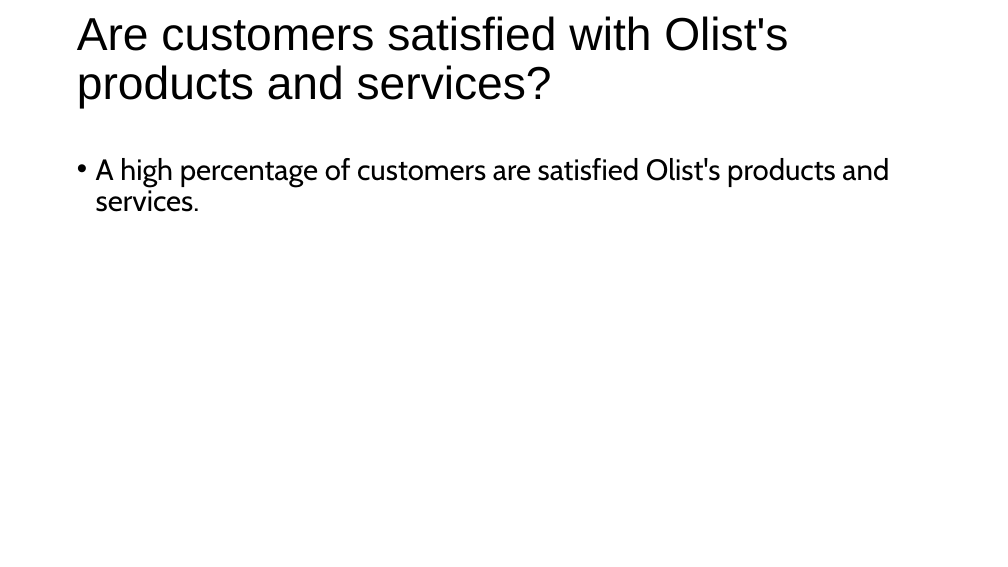
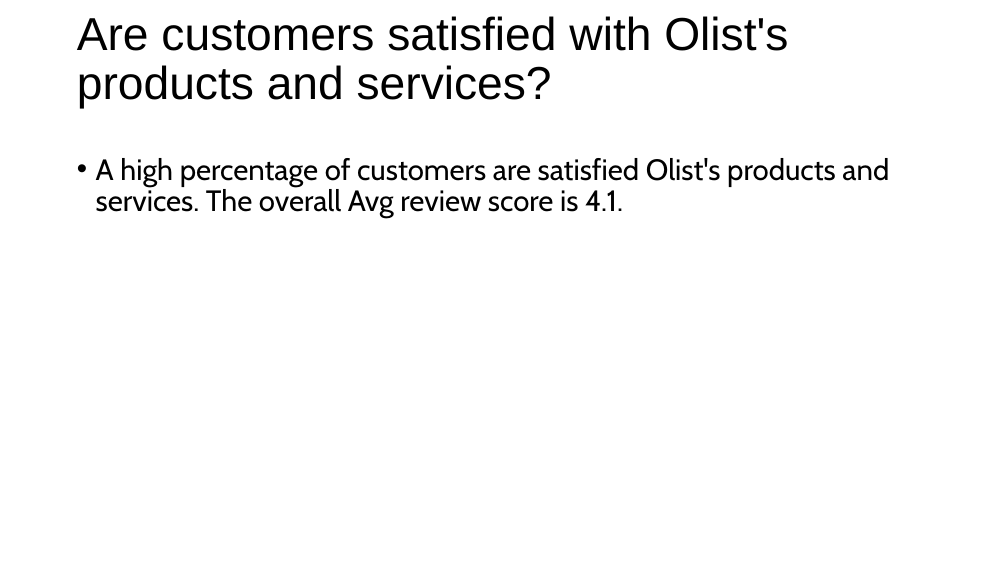
Before and after one commit to Sired1m/data_sprint_olist_G1, a slide deck: slide 4 of Olist Project updated.pptx (slide 3 before the commit). Drawn at 1008x567 pixels with LibreOffice and Linux fonts; fonts in the diff are those of the drawing. Boxes give left, top, right and bottom in pixels: in the first picture for what was removed or moved away, otherwise in the second. Text is boxed around its words. In the diff, an @@ line names an element or a change of style, - is before the commit and + after.

```diff
--- a/Olist Project updated.pptx
+++ b/Olist Project updated.pptx
@@ text at bbox=[96, 158, 889, 219]: text changed @@
-• A high percentage of customers are satisfied Olist's products and services.
+• A high percentage of customers are satisfied Olist's products and services. The overall Avg review score is 4.1.
```
Also in this commit, not shown: 1 other slide changed, 10 slides added, 1 other file.
